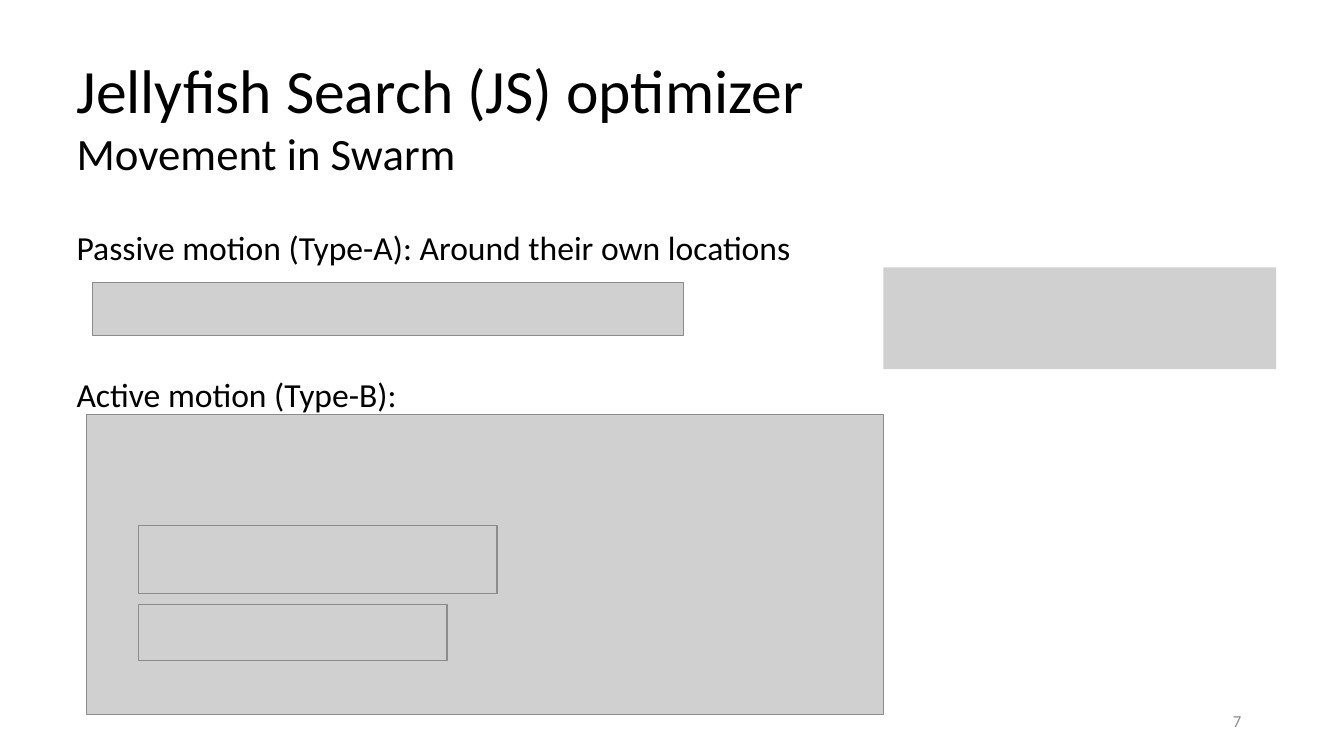
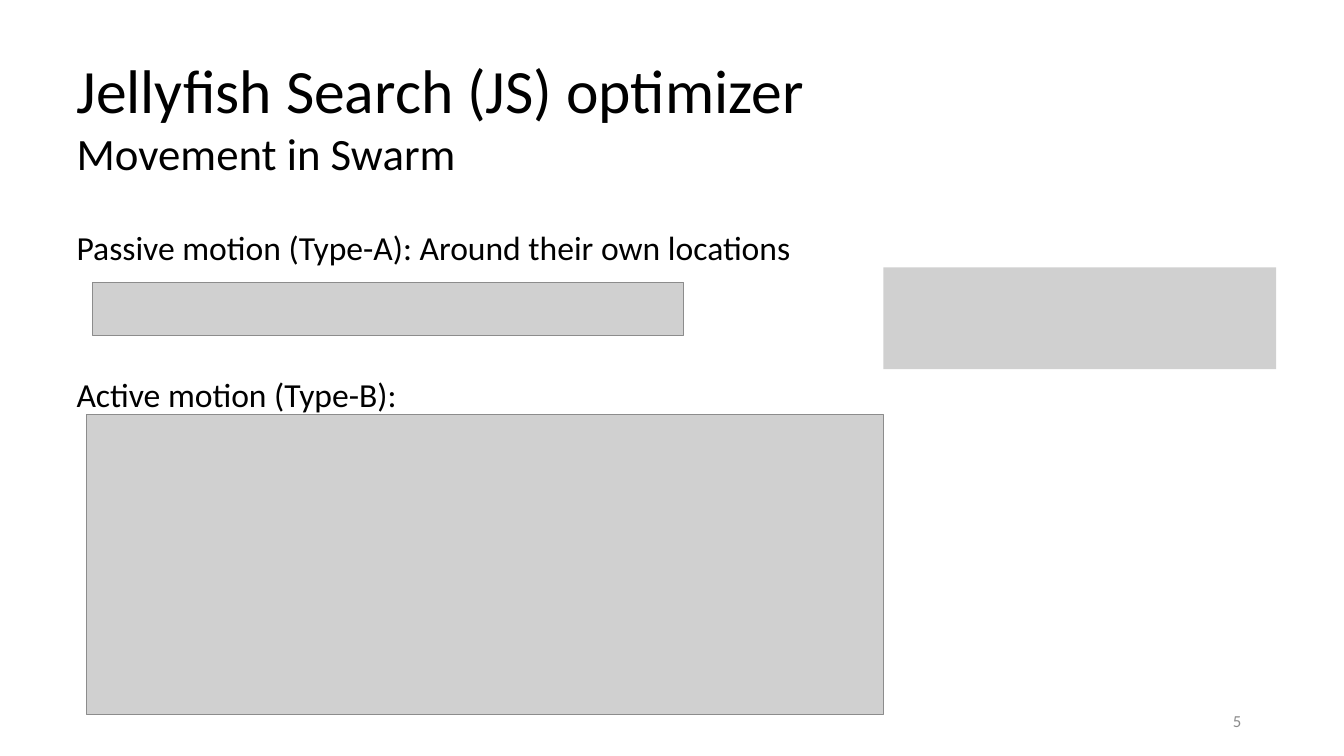
Before and after one commit to Mahadi-Ahammed/pptshare, a slide deck: slide 5 of Jellyfish.pptx (slide 7 before the commit). Drawn at 1344x756 pixels with LibreOffice and Linux fonts; fonts in the diff are those of the drawing; grey boxes stand for pictures. Boxes give left, top, right and bottom in pixels: in the first picture for what was removed or moved away, otherwise in the second. Text is boxed around its words. In the diff, an @@ line names an element or a change of style, - is before the commit and + after.

```diff
--- a/Jellyfish.pptx
+++ b/Jellyfish.pptx
@@ picture removed at box(138, 526, 497, 594) @@
@@ picture removed at box(138, 605, 447, 661) @@
@@ page number at box(1233, 716, 1241, 727): text changed @@
-7
+5
```
Also in this commit, not shown: 2 other slides changed, 2 slides added, 1 slide removed.
